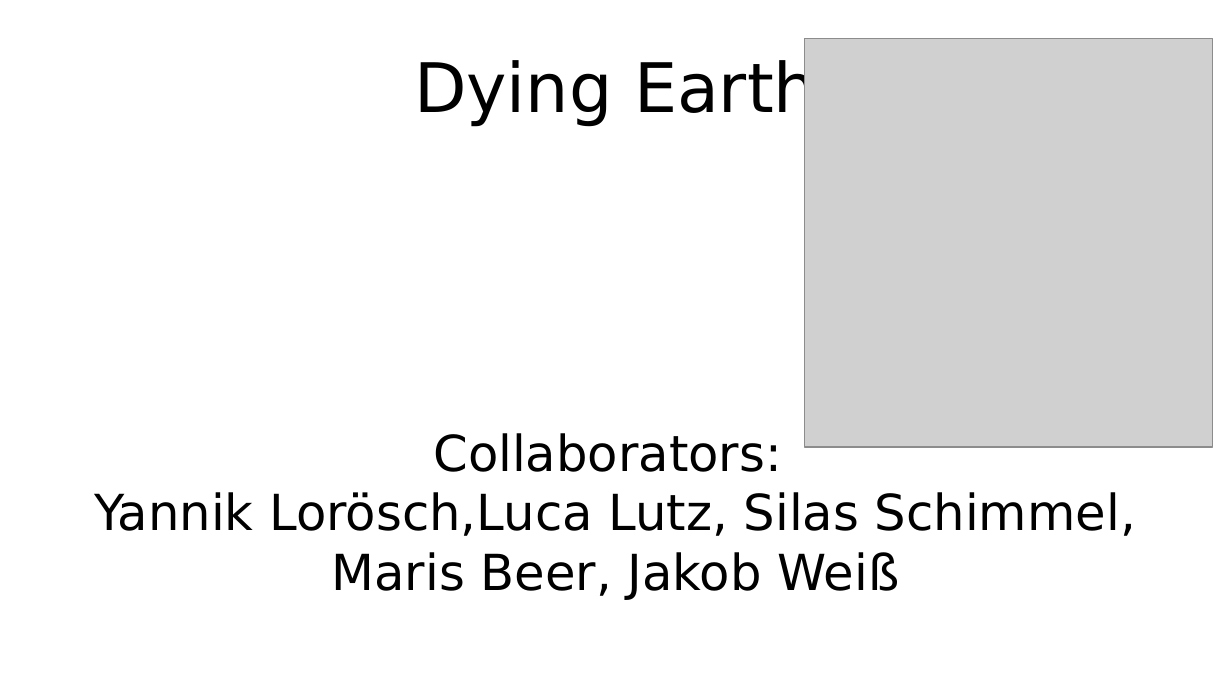
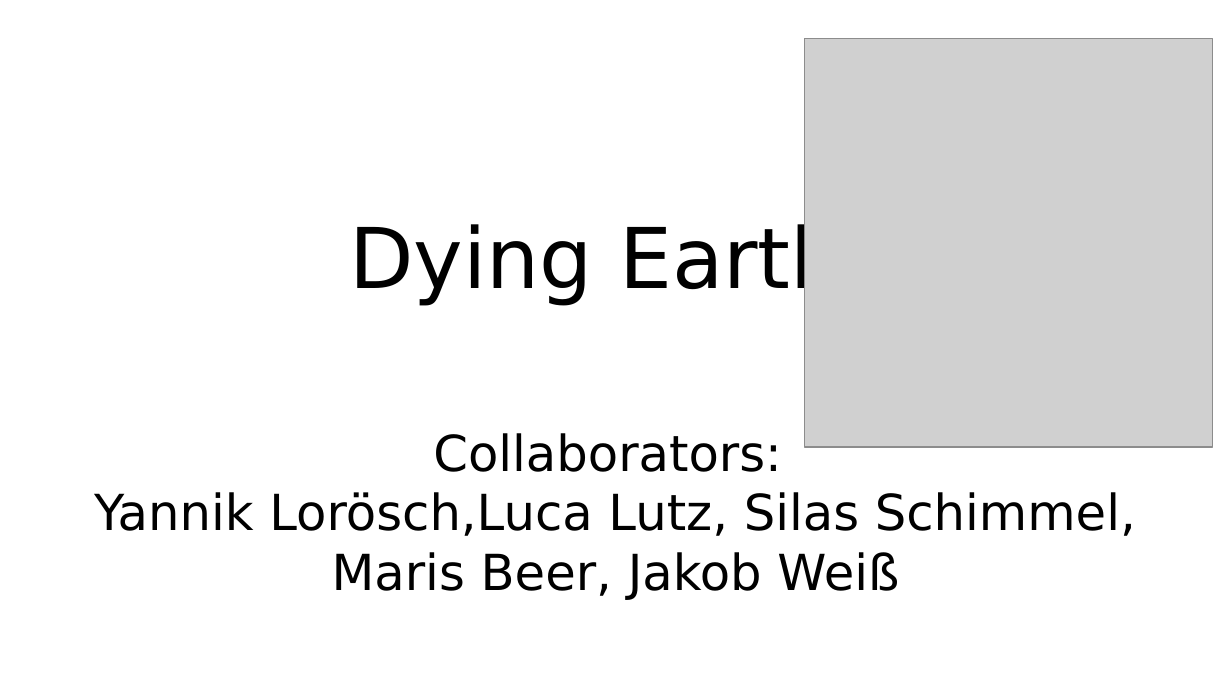
Before and after one commit to HackathonGermany/Smart, a slide deck: slide 1 of Presentation.odp. Drawn at 1232x693 pixels with LibreOffice and Linux fonts; fonts in the diff are those of the drawing; grey boxes stand for pictures. Boxes give left, top, right and bottom in pixels: in the first picture for what was removed or moved away, otherwise in the second. Text is boxed around its words. In the diff, an @@ line names an element or a change of style, - is before the commit and + after.

Commit message:
changed presentation

```diff
--- a/Presentation.odp
+++ b/Presentation.odp
@@ title "Dying Earth": place and size @@
-title "Dying Earth" at box(414, 56, 817, 126)
+title "Dying Earth" at box(349, 220, 844, 305)
@@ title "Dying Earth" at box(349, 220, 844, 305): size 44 to 54 pt @@
```
Also in this commit, not shown: 1 other slide changed, 3 other files.
